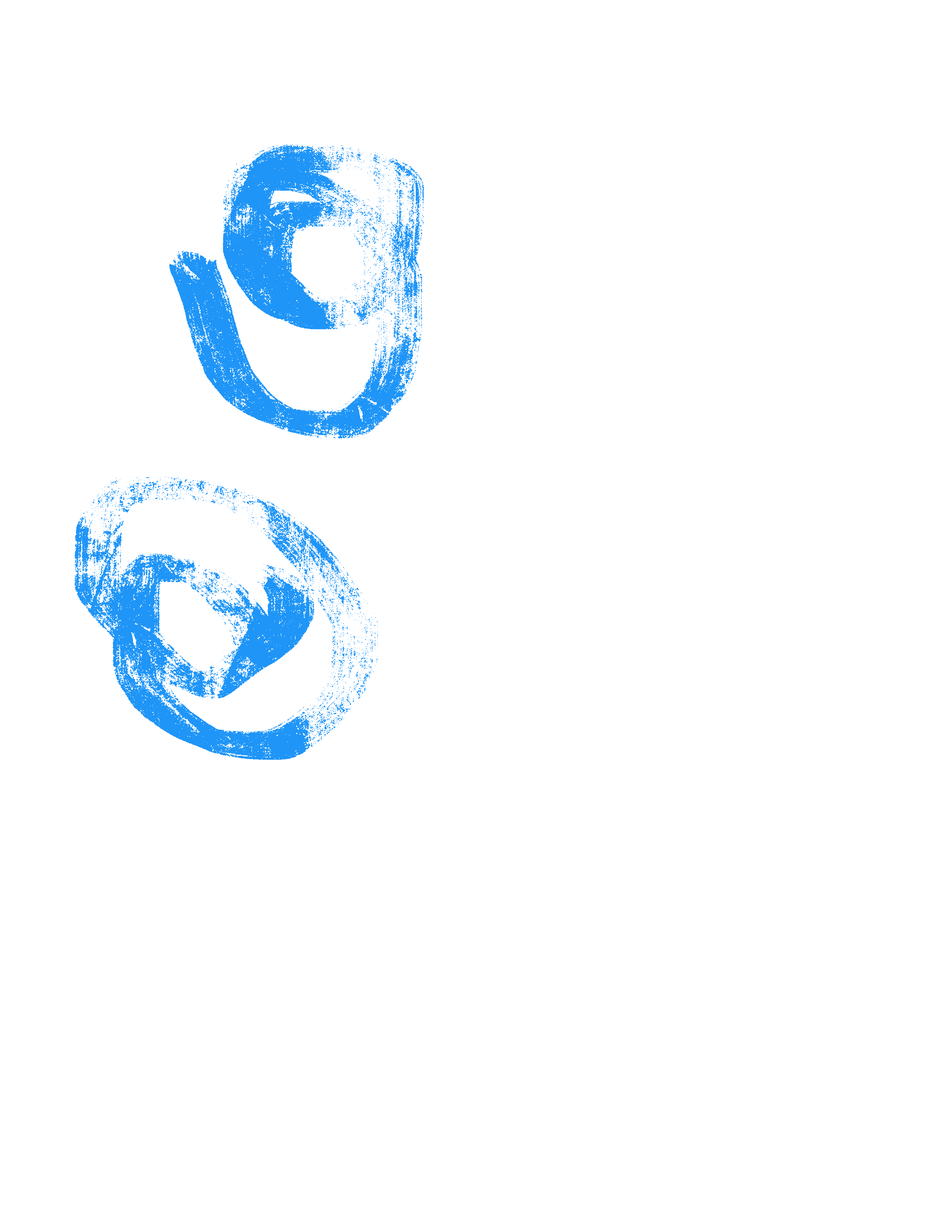
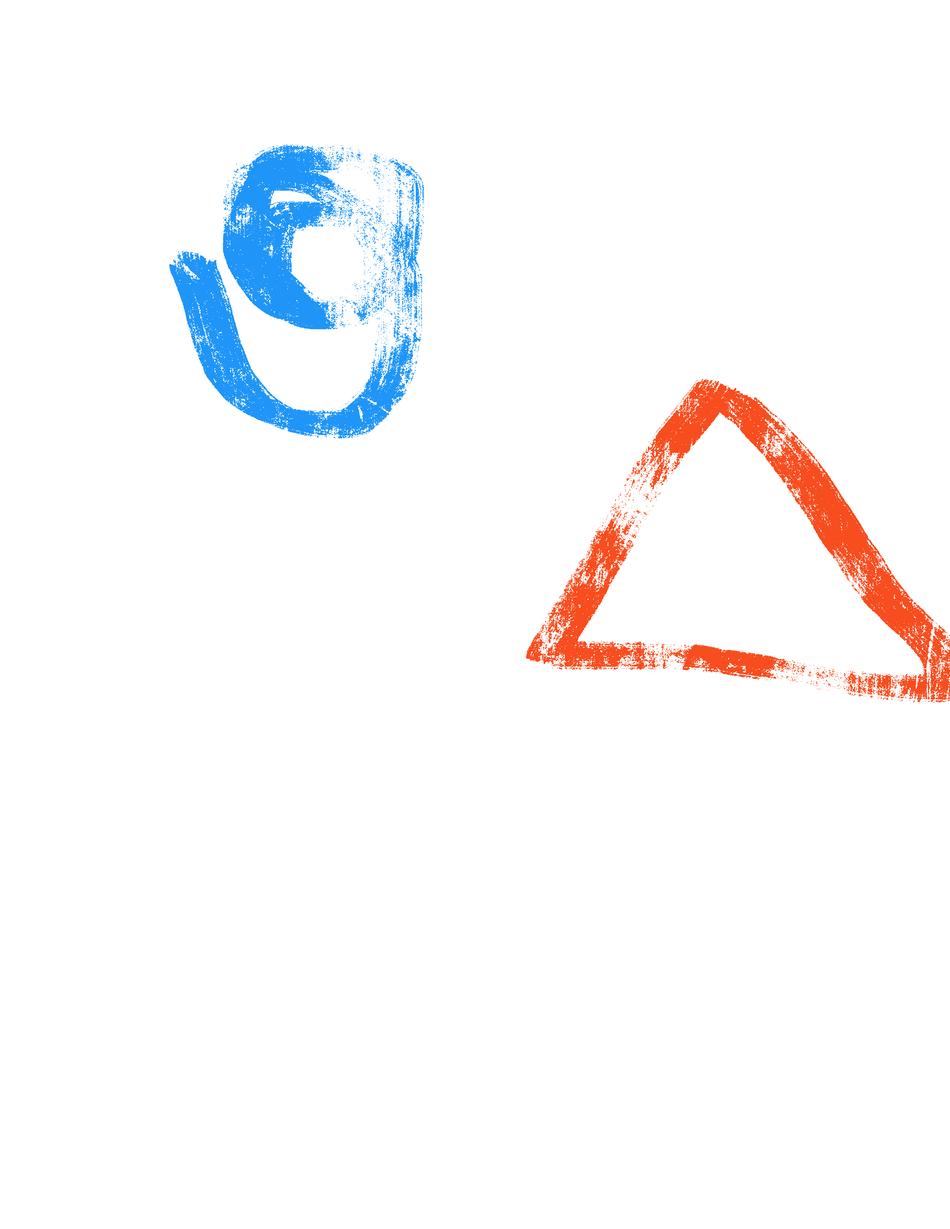
Before/after of a 950x1229 layered artwork. What changed in the layer stack:
added layer "Layer 2" above "Layer 1" over [525, 377, 950, 703]
painted on "Layer 1" over [74, 476, 379, 760]
